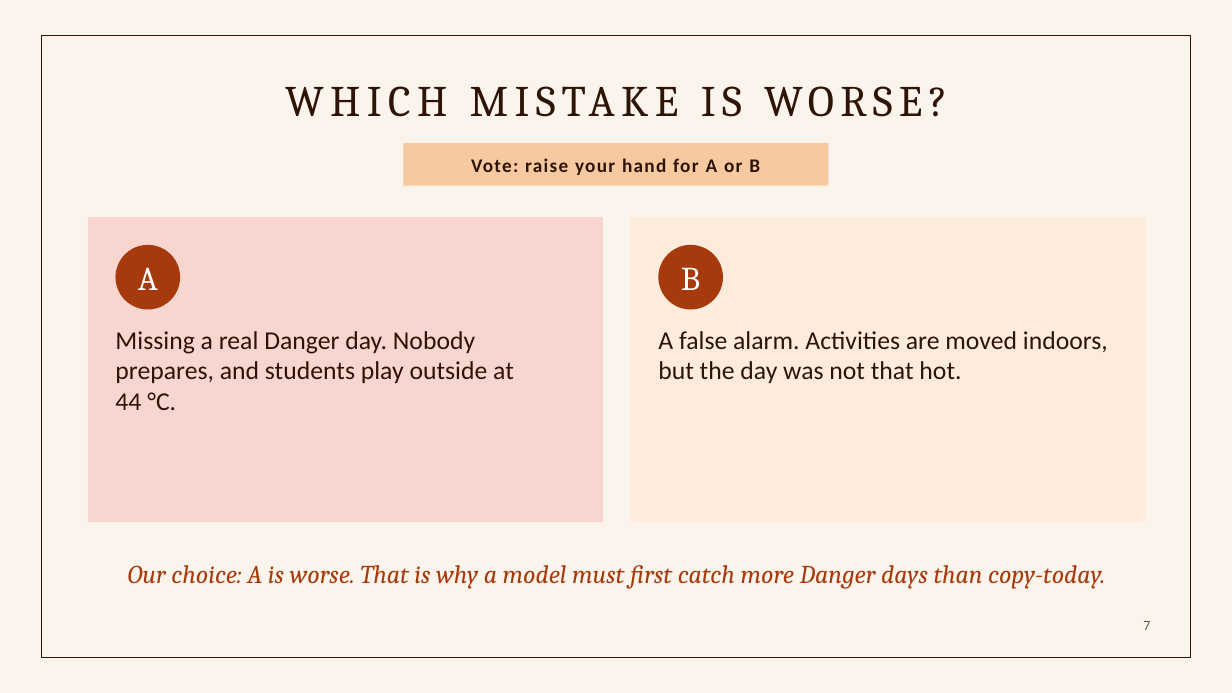
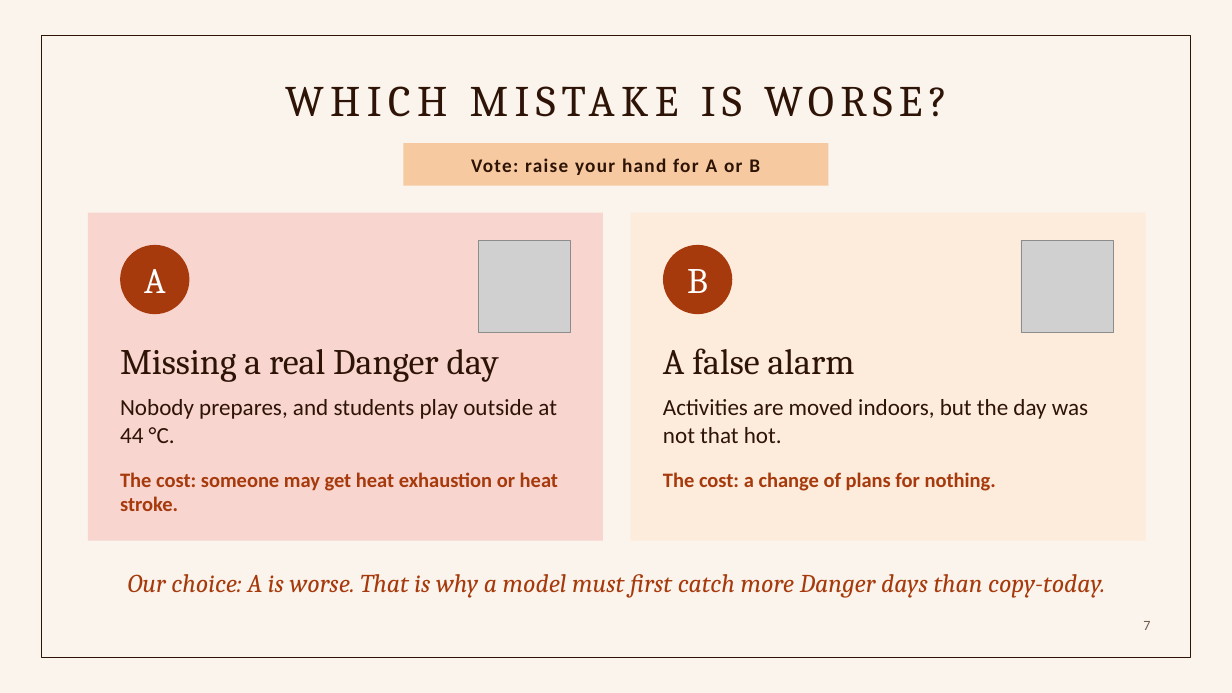
Before and after one commit to keyyum/heatcast-ncr-simple, a slide deck: slide 7 of presentation/HeatCast_NCR_Presentation.pptx. Drawn at 1232x693 pixels with LibreOffice and Linux fonts; fonts in the diff are those of the drawing; grey boxes stand for pictures. Boxes give left, top, right and bottom in pixels: in the first picture for what was removed or moved away, otherwise in the second. Text is boxed around its words. In the diff, an @@ line names an element or a change of style, - is before the commit and + after.

```diff
--- a/presentation/HeatCast_NCR_Presentation.pptx
+++ b/presentation/HeatCast_NCR_Presentation.pptx
@@ rectangle: place and size @@
-rectangle at [88, 217, 604, 522]
+rectangle at [88, 213, 604, 541]
@@ rectangle: place and size @@
-rectangle at [631, 217, 1147, 522]
+rectangle at [631, 213, 1147, 541]
@@ text "A" at [144, 269, 166, 293]: size 26 to 28 pt @@
@@ ellipse: place and size @@
-ellipse at [116, 245, 180, 310]
+ellipse at [120, 245, 189, 314]
@@ picture added at [478, 240, 570, 333] @@
@@ text "B" at [687, 269, 708, 293]: size 26 to 28 pt @@
@@ ellipse: place and size @@
-ellipse at [658, 245, 723, 310]
+ellipse at [663, 245, 732, 314]
@@ picture added at [1021, 240, 1114, 333] @@
@@ text added at [120, 349, 499, 382], 28 pt, text #2E1406 @@
+Missing a real Danger day
@@ text added at [663, 348, 855, 375], 28 pt, text #2E1406 @@
+A false alarm
@@ text at [120, 399, 557, 443]: text changed; size 20 to 18 pt @@
-Missing a real Danger day. Nobody prepares, and students play outside at 44 °C.
+Nobody prepares, and students play outside at 44 °C.
@@ text at [663, 399, 1088, 443]: text changed; size 20 to 18 pt @@
-A false alarm. Activities are moved indoors, but the day was not that hot.
+Activities are moved indoors, but the day was not that hot.
@@ text added at [120, 472, 558, 511], 16 pt, text #A63A0C, bold @@
+The cost: someone may get heat exhaustion or heat stroke.
@@ text added at [663, 472, 996, 491], 16 pt, text #A63A0C, bold @@
+The cost: a change of plans for nothing.
@@ text "Our choice: A is worse. ...": place and size @@
-text "Our choice: A is worse. ..." at [128, 565, 1105, 588]
+text "Our choice: A is worse. ..." at [128, 574, 1105, 597]
```
Also in this commit, not shown: 5 other slides changed, 13 other files.
